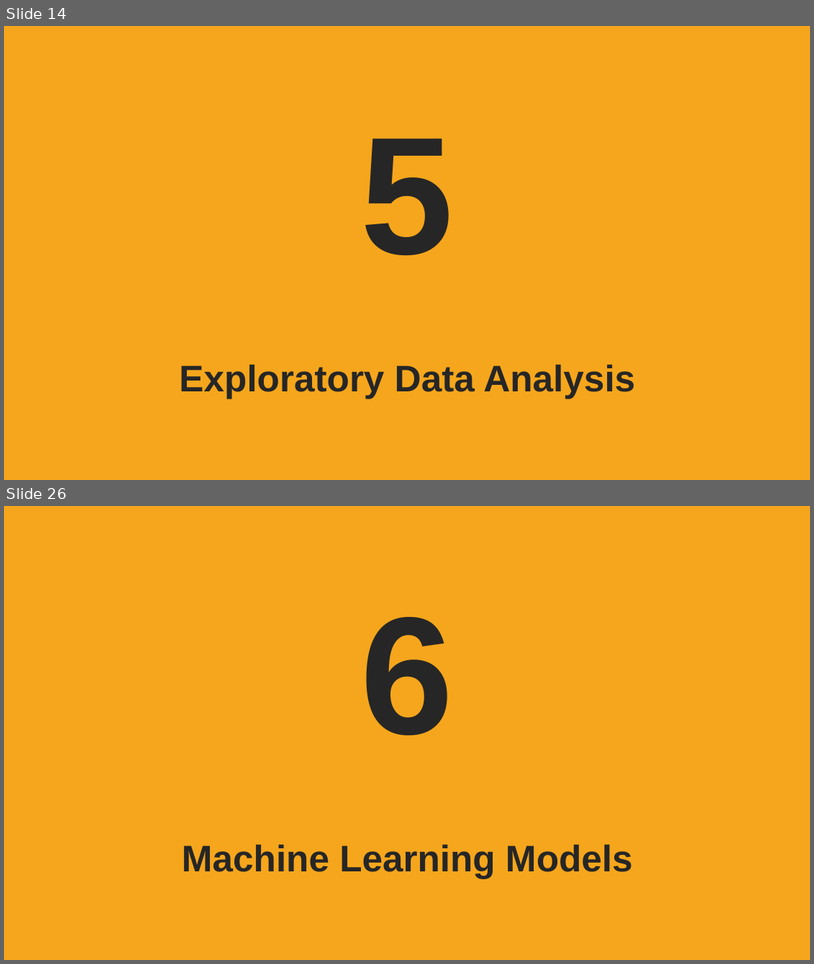
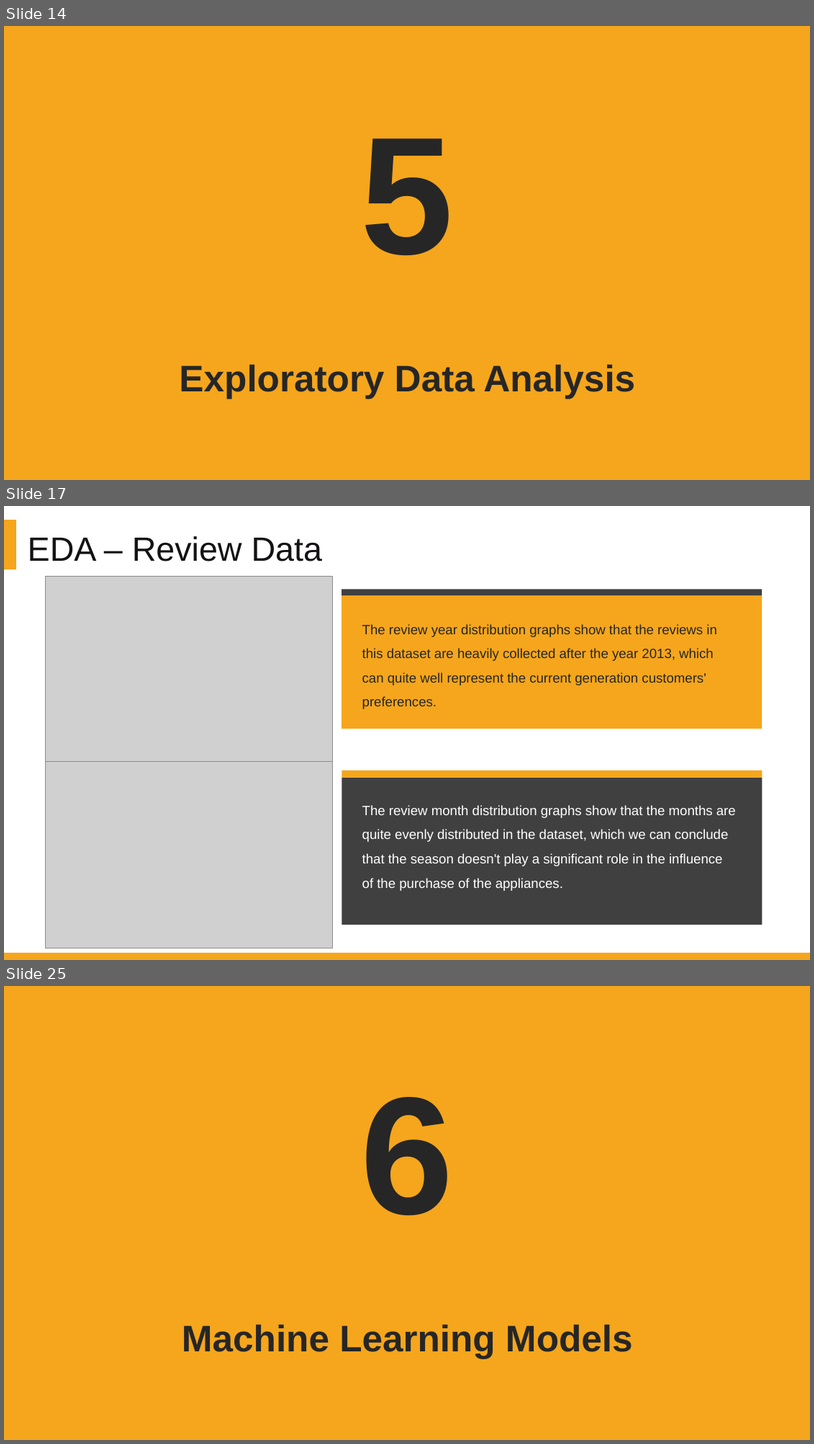
Before and after one commit to DATA-606-SPRING-2022/Jin_DATA606, a slide deck: presentation/Project_Presentation_EDA_v1.1.pptx. Shown one above the other, each under a label of ours: slides 14 and 26 before the commit, slides 14, 17 and 25 after it; the slides between them are not shown. The pictures are 814x964 and 814x1444 pixels, drawn with LibreOffice and Linux fonts; fonts in the diff are those of the drawing; grey boxes stand for pictures; background and template pictures are left out. Boxes give left, top, right and bottom in pixels: in the first picture for what was removed or moved away, otherwise in the second. Text is boxed around its words. In the diff, an @@ line names an element or a change of style, - is before the commit and + after.

```diff
--- a/presentation/Project_Presentation_EDA_v1.1.pptx
+++ b/presentation/Project_Presentation_EDA_v1.1.pptx
@@ slide 17 added at box(4, 506, 810, 960), background #FFFFFF @@
@@ rectangle added at box(4, 520, 16, 569), fill #F5A61C @@
@@ text added at box(25, 538, 162, 548), 28 pt, text #404040 @@
+Add your title
@@ text added at box(28, 536, 322, 561), 40 pt, text #141214 @@
+EDA – Review Data
@@ text added at box(25, 556, 470, 888), 18 pt, text #A6A6A6 @@
+Click add this section keywords detailed description of the contents of this paragraph
@@ picture added at box(46, 576, 332, 761) @@
@@ rectangle added at box(342, 589, 763, 595), fill #404040 @@
@@ rectangle added at box(342, 595, 763, 728), fill #F5A61C @@
@@ text added at box(363, 624, 717, 709), 16 pt, text #262626 @@
+The review year distribution graphs show that the reviews in this dataset are heavily collected after the year 2013, which can quite well represent the current generation customers' preferences.
@@ picture added at box(46, 761, 332, 947) @@
@@ rectangle added at box(342, 777, 763, 924), fill #404040 @@
@@ rectangle added at box(342, 770, 763, 777), fill #F5A61C @@
@@ text added at box(363, 805, 736, 890), 16 pt, text #FFFFFF @@
+The review month distribution graphs show that the months are quite evenly distributed in the dataset, which we can conclude that the season doesn't play a significant role in the influence of the purchase of the appliances.
@@ rectangle added at box(4, 952, 810, 960), fill #F5A61C @@
@@ what was slide 26 is now slide 25 @@
```
Also in this commit, not shown: 2 slides changed, 7 other slides added, 1 slide removed.
